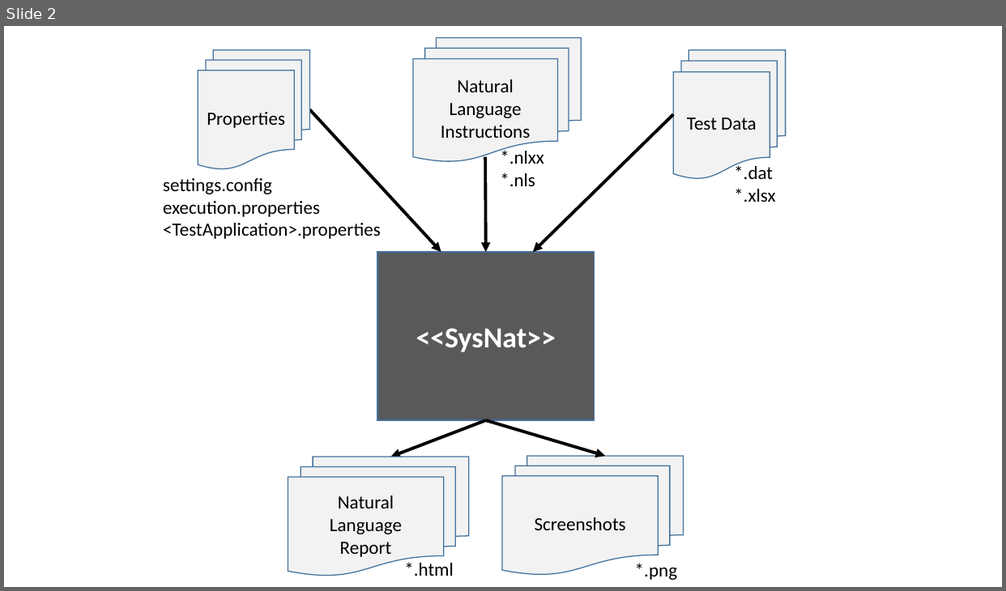
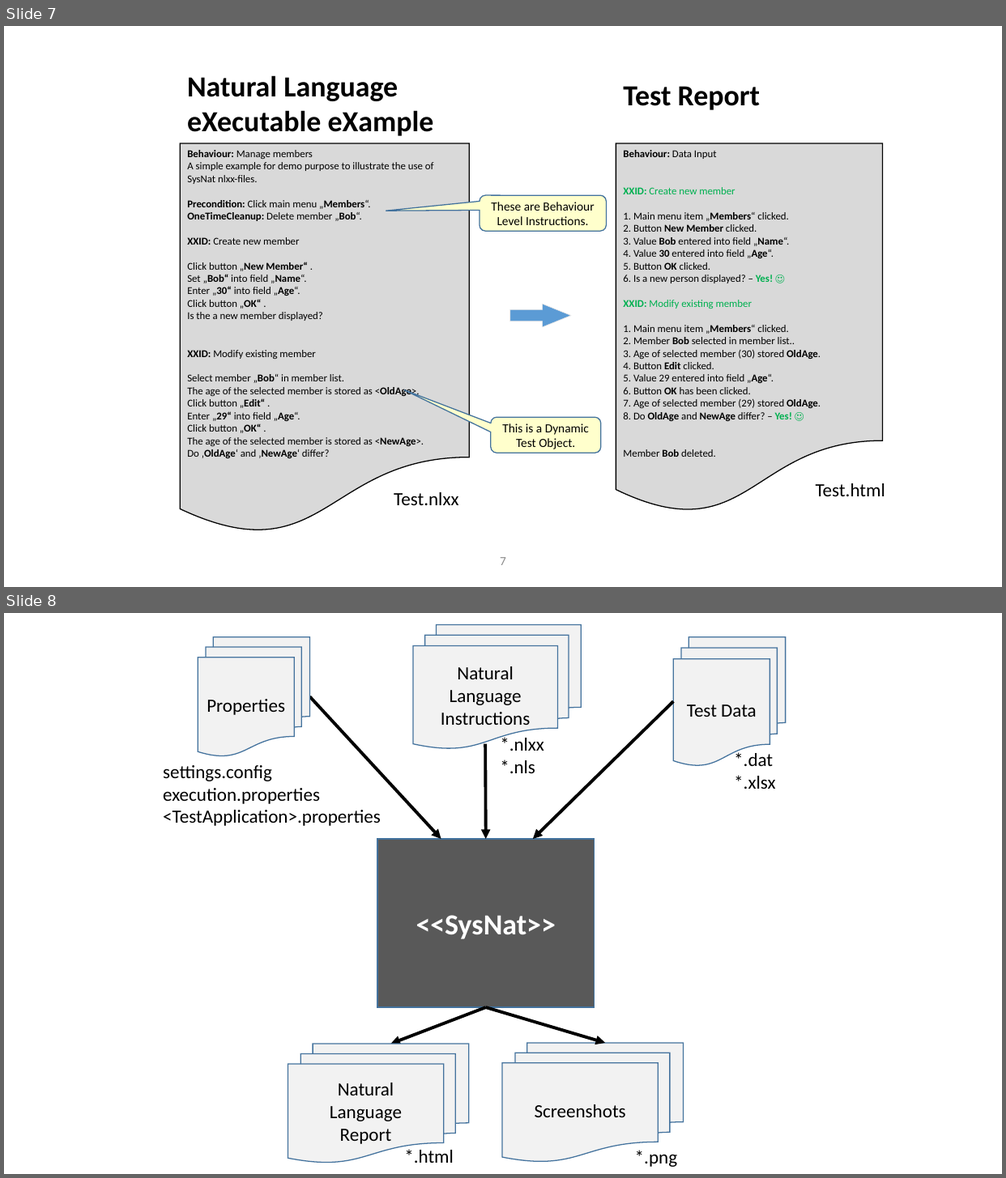
Before and after one commit to iks-gmbh-tools/SysNat, a slide deck: documentation/Figures.pptx. Shown one above the other, each under a label of ours: slide 2 before the commit, slides 7 and 8 after it. The pictures are 1006x591 and 1006x1178 pixels, drawn with LibreOffice and Linux fonts; fonts in the diff are those of the drawing. Boxes give left, top, right and bottom in pixels: in the first picture for what was removed or moved away, otherwise in the second. Text is boxed around its words. In the diff, an @@ line names an element or a change of style, - is before the commit and + after.

```diff
--- a/documentation/Figures.pptx
+++ b/documentation/Figures.pptx
@@ slide 7 added at box(4, 26, 1002, 587), background #FFFFFF @@
@@ text added at box(187, 75, 434, 136), 28 pt, text #000000, bold @@
+Natural Language
+eXecutable eXample
@@ text added at box(623, 86, 760, 110), 28 pt, text #000000, bold @@
+Test Report
@@ flow chart document added at box(180, 143, 469, 535), fill #D9D9D9, outline #000000 1 pt, 10 pt, text #000000 @@
+Behaviour: Manage members
+A simple example for demo purpose to illustrate the use of SysNat nlxx-files.
+Precondition: Click main menu „Members“.
+OneTimeCleanup: Delete member „Bob“.
+XXID: Create new member
+Click button „New Member“ .
+Set „Bob“ into field „Name“.
+Enter „30“ into field „Age“.
+Click button „OK“ .
+Is the a new member displayed?
+XXID: Modify existing member
+Select member „Bob“ in member list.
+The age of the selected member is stored as <OldAge>.
+Click button „Edit“ .
+Enter „29“ into field „Age“.
+Click button „OK“ .
+The age of the selected member is stored as <NewAge>.
+Do ‚OldAge‘ and ‚NewAge‘ differ?
@@ flow chart document added at box(616, 143, 883, 515), fill #D9D9D9, outline #000000 1 pt, 10 pt, text #000000 @@
+Behaviour: Data Input
+XXID: Create new member
+1. Main menu item „Members“ clicked.
+2. Button New Member clicked.
+3. Value Bob entered into field „Name“.
+4. Value 30 entered into field „Age“.
+5. Button OK clicked.
+6. Is a new person displayed? – Yes! ☺
+XXID: Modify existing member
+1. Main menu item „Members“ clicked.
+2. Member Bob selected in member list..
+3. Age of selected member (30) stored OldAge.
+4. Button Edit clicked.
+5. Value 29 entered into field „Age“.
+6. Button OK has been clicked.
+7. Age of selected member (29) stored OldAge.
+8. Do OldAge and NewAge differ? – Yes! ☺
+Member Bob deleted.
@@ rounded speech box added at box(479, 195, 606, 231), fill #FFFFCC, outline #43739E 1 pt, 12 pt, text #000000 @@
+These are Behaviour Level Instructions.
@@ right arrow added at box(510, 305, 571, 327), fill #5B9BD5, outline #E7E6E6 0.5 pt @@
@@ rounded speech box added at box(491, 417, 601, 454), fill #FFFFCC, outline #43739E 1 pt, 12 pt, text #000000 @@
+This is a Dynamic Test Object.
@@ text added at box(816, 484, 885, 497), 18 pt, text #000000 @@
+Test.html
@@ text added at box(394, 493, 458, 506), 18 pt, text #000000 @@
+Test.nlxx
@@ page number added at box(500, 557, 506, 565), 12 pt, text #8C8C8C @@
+7
@@ what was slide 2 is now slide 8 @@
```
Also in this commit, not shown: 5 other slides added, 1 other file.
